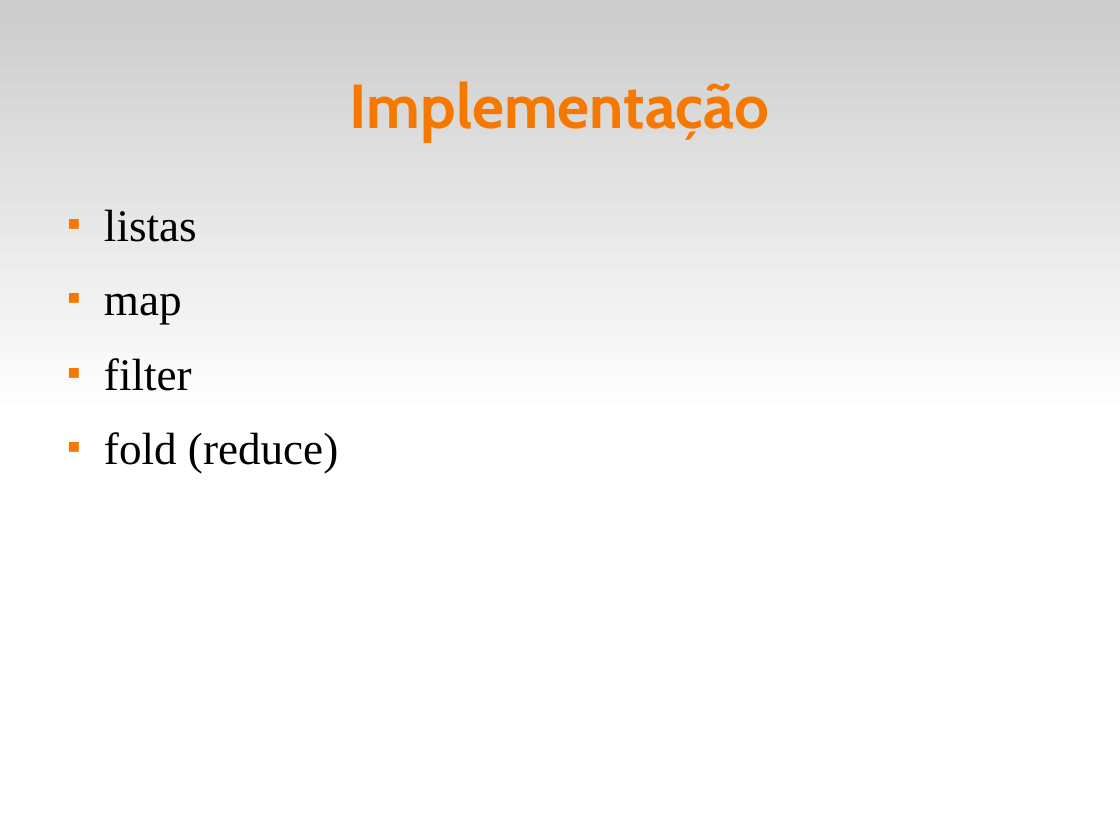
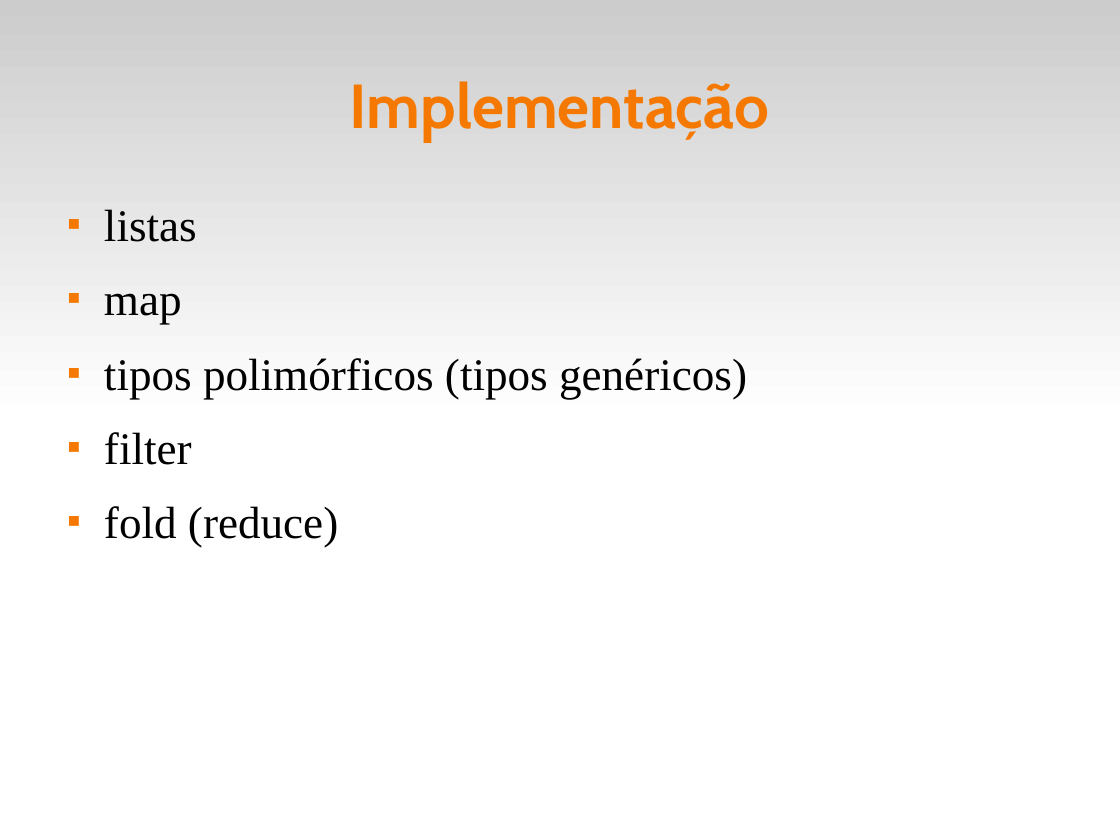
Before and after one commit to fsantanna-uerj/EDL, a slide deck: slide 12 of slides/edl-10-fun.odp. Drawn at 1120x840 pixels with LibreOffice and Linux fonts; fonts in the diff are those of the drawing. Boxes give left, top, right and bottom in pixels: in the first picture for what was removed or moved away, otherwise in the second. Text is boxed around its words. In the diff, an @@ line names an element or a change of style, - is before the commit and + after.

```diff
--- a/slides/edl-10-fun.odp
+++ b/slides/edl-10-fun.odp
@@ text at bbox=[104, 358, 747, 399]: paragraph added @@
+■ tipos polimórficos (tipos genéricos)
```
Also in this commit, not shown: 1 other slide changed, 3 slides added, 10 other files.
